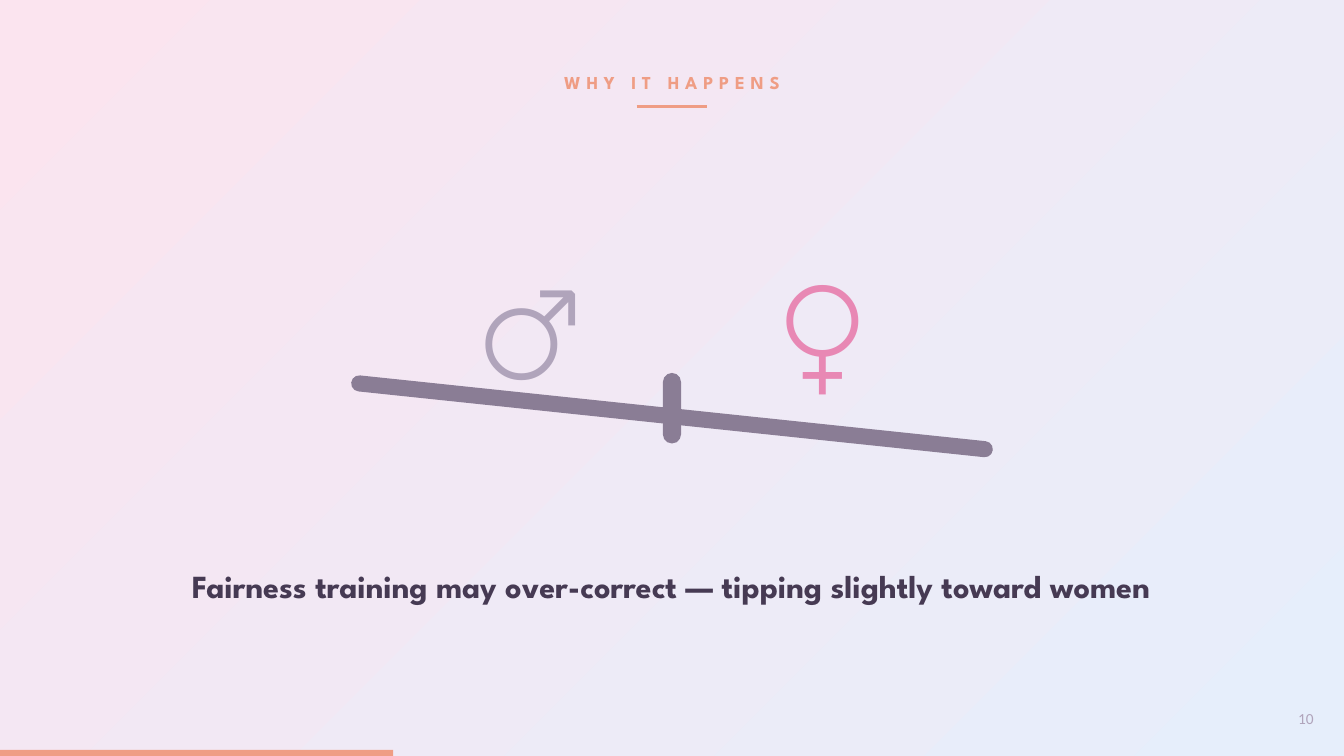
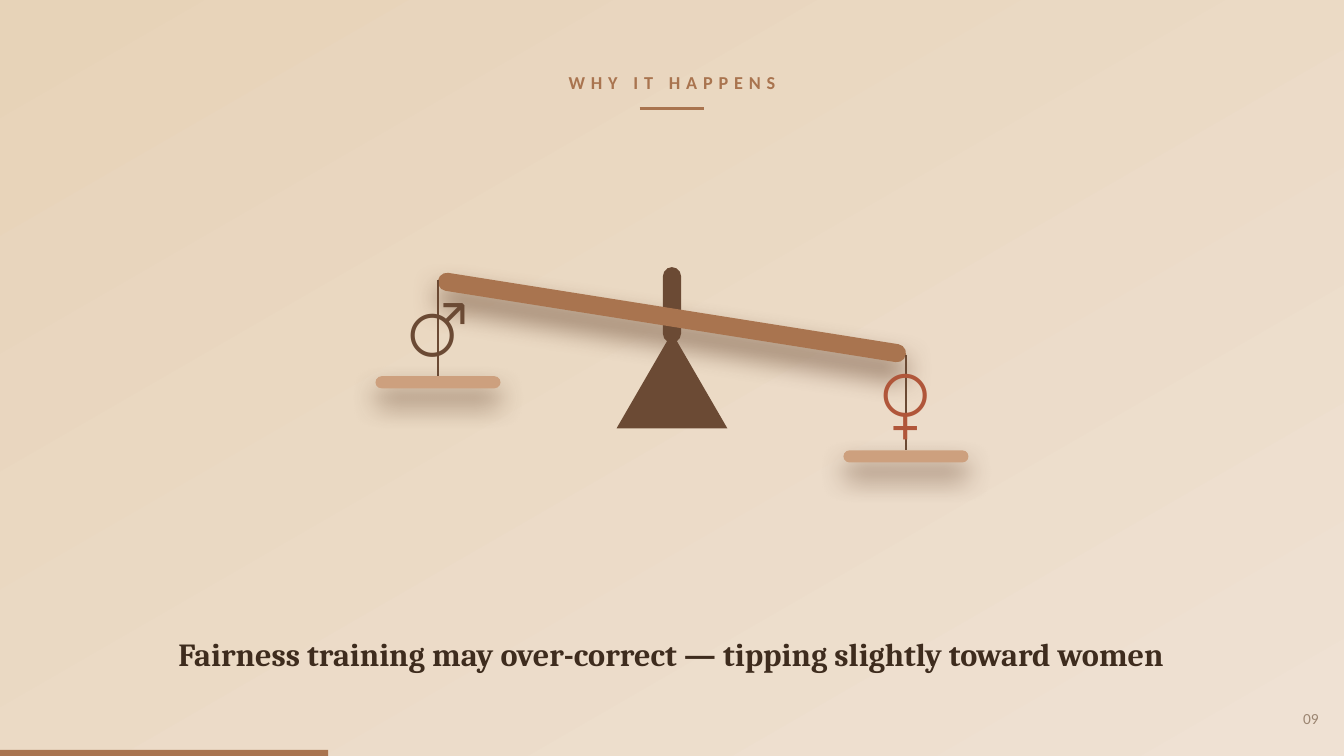
Before and after one commit to pwagle16/visual_communication, a slide deck: slide 9 of presentation/gender_bias_llm_hiring.pptx (slide 10 before the commit). Drawn at 1344x756 pixels with LibreOffice and Linux fonts; fonts in the diff are those of the drawing. Boxes give left, top, right and bottom in pixels: in the first picture for what was removed or moved away, otherwise in the second. Text is boxed around its words. In the diff, an @@ line names an element or a change of style, - is before the commit and + after.

```diff
--- a/presentation/gender_bias_llm_hiring.pptx
+++ b/presentation/gender_bias_llm_hiring.pptx
@@ rectangle at <box>0,0,1344,756</box>: fill gradient #E6EEFB to #FBE4EF to gradient #EFE1D3 to #E7D3B8 @@
@@ text "WHY IT HAPPENS" at <box>569,77,775,89</box>: font League Spartan to Calibri, text colour #EF9D84 to #A9744F @@
@@ elbow line moved from (637, 107) - (708, 107) to (640, 109) - (705, 109) @@
@@ elbow line (640, 109) - (705, 109): stroke #EF9D84 2.2 pt to #A9744F 2.2 pt @@
@@ text removed at <box>219,252,1126,403</box> @@
-♂ ♀
@@ rounded rectangle: place and size @@
-rounded rectangle at <box>663,373,682,444</box>
+rounded rectangle at <box>663,267,682,343</box>
@@ rounded rectangle at <box>663,267,682,343</box>: fill #8A7D95 to #6B4A34 @@
@@ text added at <box>358,280,519,371</box>, 48 pt, text #6B4A34, bold @@
+♂
@@ rounded rectangle added at <box>437,272,908,364</box>, fill #A9744F @@
@@ elbow line added from (439, 280) to (439, 376), #6B4A34 1.6 pt @@
@@ triangle added at <box>617,333,728,429</box>, fill #6B4A34 @@
@@ text added at <box>826,355,987,446</box>, 48 pt, text #B0563A, bold @@
+♀
@@ elbow line added from (906, 355) to (906, 451), #6B4A34 1.6 pt @@
@@ rounded rectangle removed at <box>351,375,994,458</box> @@
@@ rounded rectangle added at <box>376,376,501,388</box>, fill #CDA07E @@
@@ rounded rectangle added at <box>844,451,969,463</box>, fill #CDA07E @@
@@ text "Fairness training may over-correct — ...": place and size @@
-text "Fairness training may over-correct — ..." at <box>192,576,1150,605</box>
+text "Fairness training may over-correct — ..." at <box>178,643,1164,673</box>
@@ text "Fairness training may over-correct — ..." at <box>178,643,1164,673</box>: font League Spartan to Cambria, text colour #463A53 to #3E2C1E; line spacing 1.05 to 1.04 @@
@@ text at <box>1303,714,1319,724</box>: text changed; text colour #B0A4BB to #9B8571 @@
-10
+09
@@ rectangle: place and size @@
-rectangle at <box>0,750,393,756</box>
+rectangle at <box>0,750,328,756</box>
@@ rectangle at <box>0,750,328,756</box>: fill #EF9D84 to #A9744F @@
```
Also in this commit, not shown: 7 other slides changed, 3 slides added, 4 slides removed, 1 other file.
